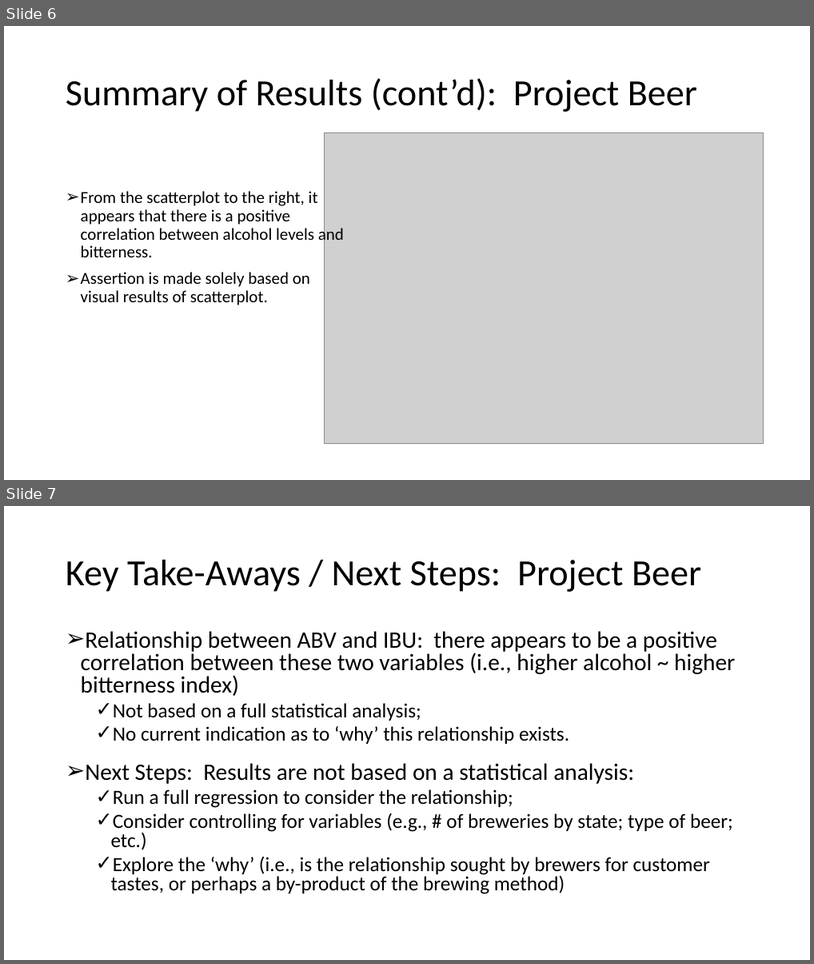
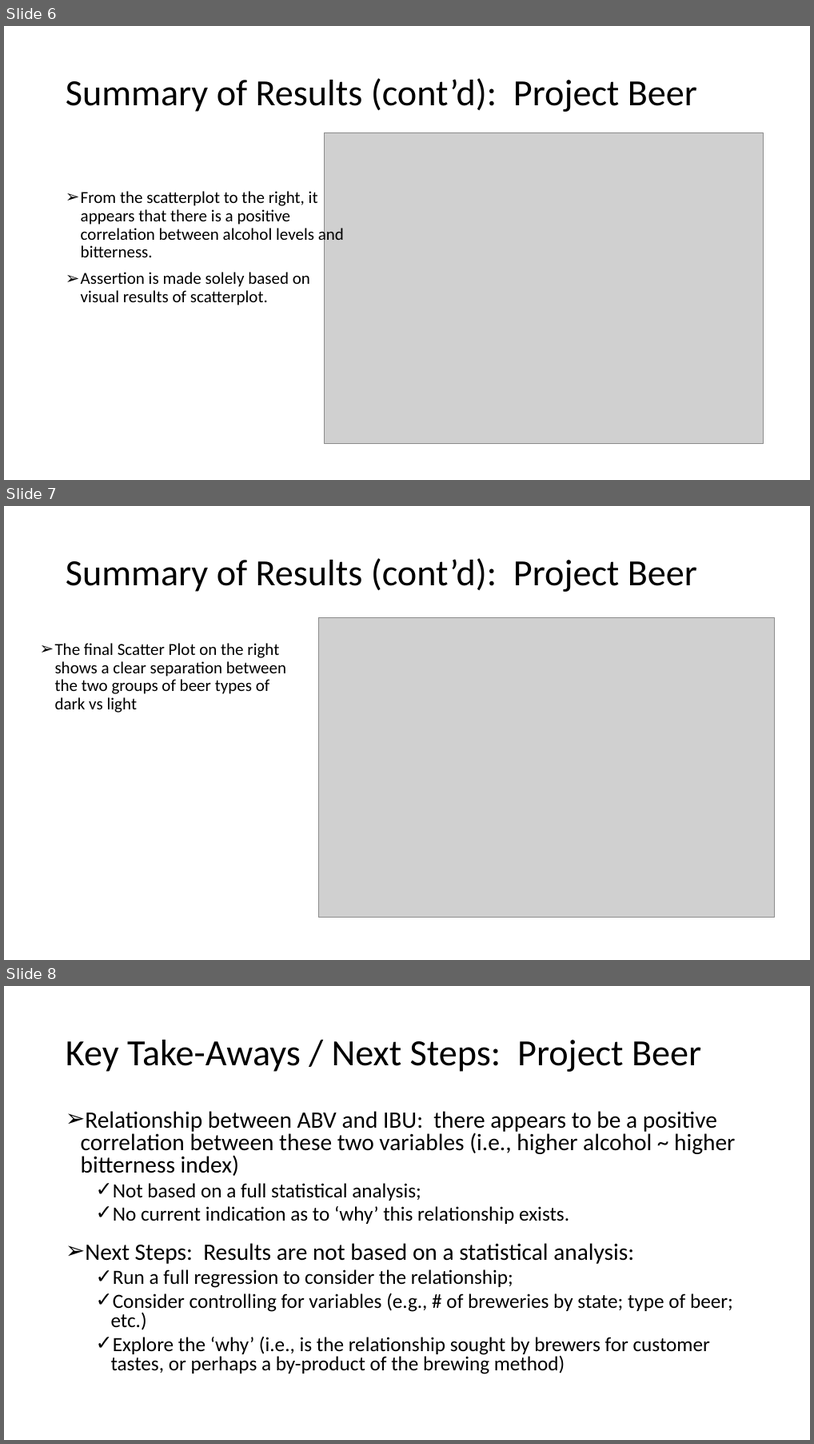
Before and after one commit to bdelahoussaye/6306Case_Study1, a slide deck: Final Presentation_TEAM VARIANCE 6306.pptx. Shown one above the other, each under a label of ours: slides 6 and 7 before the commit, slides 6, 7 and 8 after it. The pictures are 814x964 and 814x1444 pixels, drawn with LibreOffice and Linux fonts; fonts in the diff are those of the drawing; grey boxes stand for pictures. Boxes give left, top, right and bottom in pixels: in the first picture for what was removed or moved away, otherwise in the second. Text is boxed around its words. In the diff, an @@ line names an element or a change of style, - is before the commit and + after.

Commit message:
Updated Scatter Plot

```diff
--- a/Final Presentation_TEAM VARIANCE 6306.pptx
+++ b/Final Presentation_TEAM VARIANCE 6306.pptx
@@ slide 7 added at bbox=[4, 506, 810, 960], background #FFFFFF @@
@@ title added at bbox=[66, 558, 698, 592], 44 pt, text #000000 @@
+Summary of Results (cont’d): Project Beer
@@ picture added at bbox=[318, 618, 774, 917] @@
@@ text added at bbox=[55, 643, 286, 712], 20 pt, text #000000 @@
+➢ The final Scatter Plot on the right shows a clear separation between the two groups of beer types of dark vs light
@@ what was slide 7 is now slide 8 @@
```
